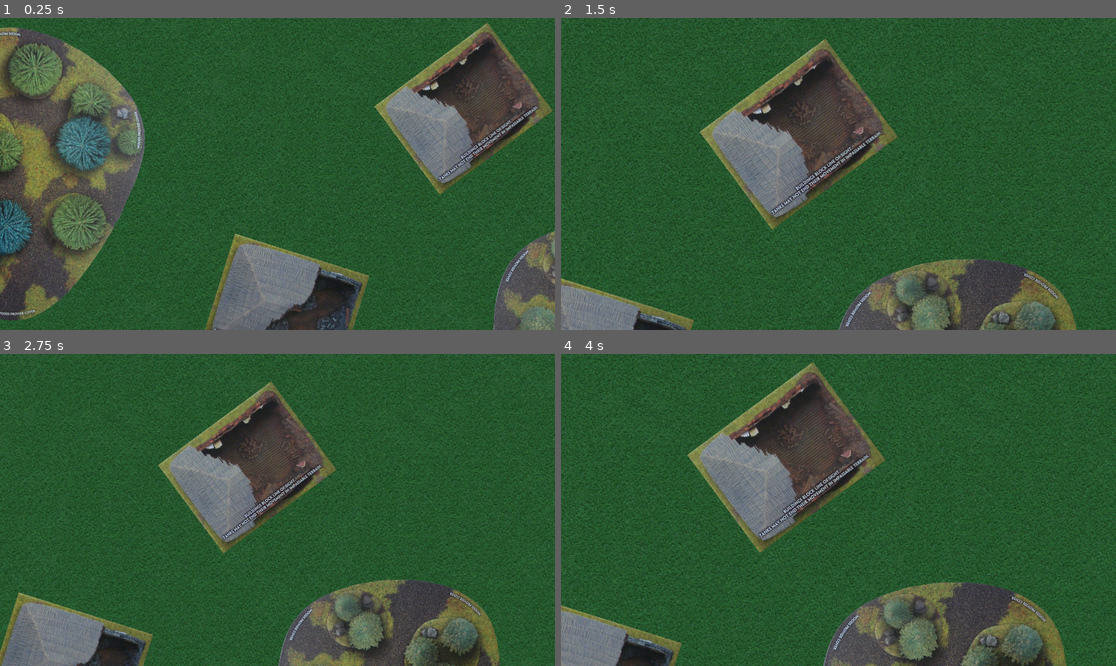
Above: before the commit, frames 1-4 (two rows, left to right).
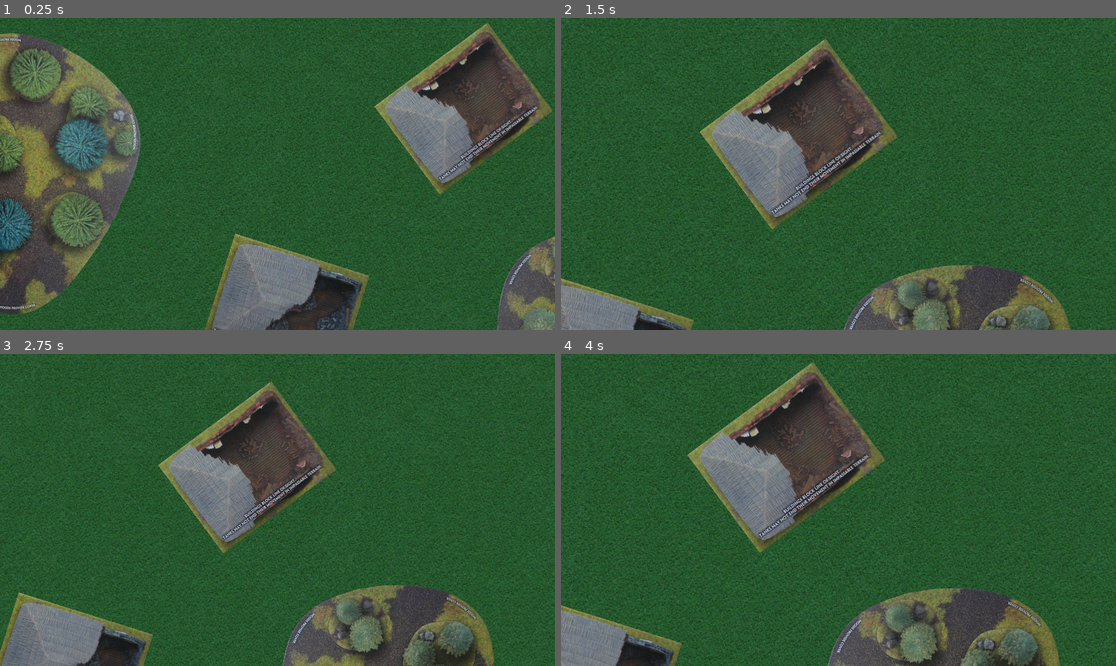
Above: after the commit, the same moments.

Repository: raulh39/Tanks2d
Game: Godot game, scene res://Scenes/Main.tscn
Same seed, same stepped clock (60 frames per second), same inputs: the game is played once before the commit and once after it.
Inputs (mouse positions are in pixels of both pictures, inside the frame that each line leads up to):
- Up to frame 1 (0.25 s): no input
- Up to frame 2 (1.5 s): tap Enter at 0.5 s; move the mouse to (960, 158) at 0.52 s; hold Middle mouse button (cam_drag) 0.53-1.28 s; tap Space at 1.25 s; move the mouse to (727, 189) at 1.27 s; tap Mouse wheel up (cam_zoom_in) at 1.35 s
- Up to frame 3 (2.75 s): tap Enter at 2 s; move the mouse to (333, 441) at 2.02 s; tap Mouse wheel down (cam_zoom_out) at 2.1 s
- Up to frame 4 (4 s): tap Space at 2.75 s; move the mouse to (810, 572) at 2.77 s; tap Middle mouse button (cam_drag) at 2.85 s; tap Enter at 3.5 s; move the mouse to (1005, 556) at 3.52 s; tap Mouse wheel up (cam_zoom_in) at 3.6 s

The runs differ from the first frame. In frame 1, 6.4% of the frame differs, in the area x 0-100%, y 2-100%; in frame 2, 2.8%; in frame 3, 3.0%; in frame 4, 3.3%.

Commit message:
woods to 50 pixels per centimeter

Diff:
--- a/Scenes/Woods/Woods01.tscn
+++ b/Scenes/Woods/Woods01.tscn
@@ -12,4 +12,5 @@
 collision_layer = 2
 
 [node name="CollisionPolygon2D" type="CollisionPolygon2D" parent="Area_Woods01"]
-polygon = PoolVector2Array( -558.067, -226.303, -449.237, -356.899, -348.57, -443.963, -251.983, -492.936, -154.036, -516.062, -62.8911, -507.9, 59.5426, -465.729, 309.851, -321.529, 517.989, -148.761, 609.134, -37.2108, 671.711, 83.8625, 677.152, 184.53, 647.224, 260.711, 594.17, 339.613, 478.538, 421.235, 267.68, 489.254, 113.958, 516.461, -171.721, 502.858, -334.966, 464.767, -445.156, 418.515, -567.59, 335.532, -628.807, 257.99, -676.42, 157.323, -679.141, 43.0513, -628.807, -112.031 )
+position = Vector2( 9.33333, 24 )
+polygon = PoolVector2Array( -556, -226.667, -449.237, -356.899, -348.57, -443.963, -251.983, -492.936, -154.036, -516.062, -62.8911, -507.9, 59.5426, -465.729, 300, -324, 504, -150.667, 589.333, -38.6667, 638.667, 73.3333, 642.667, 153.333, 616, 232, 573.333, 294.667, 457.333, 376, 258.667, 446.667, 98.6665, 472, -146.667, 460, -274.667, 437.333, -417.333, 393.333, -534.667, 316, -602.667, 242.667, -649.333, 157.333, -656, 42.6666, -628.807, -112.031 )
--- a/Scenes/Woods/Woods02.tscn
+++ b/Scenes/Woods/Woods02.tscn
@@ -12,5 +12,5 @@
 collision_layer = 2
 
 [node name="CollisionPolygon2D" type="CollisionPolygon2D" parent="Area_Woods02"]
-position = Vector2( -1.36035, 1.36038 )
-polygon = PoolVector2Array( -88.7382, -450.764, 21.452, -497.017, 98.9934, -514.702, 173.814, -513.342, 264.959, -488.855, 369.708, -427.638, 479.898, -328.331, 558.8, -230.384, 621.377, -107.95, 667.63, 2.24008, 677.152, 98.8266, 659.467, 207.657, 543.836, 351.856, 459.492, 411.713, 338.419, 462.046, 213.265, 489.254, 62.2633, 508.299, -49.2874, 512.38, -126.829, 511.02, -232.938, 496.056, -388.021, 451.163, -549.905, 373.622, -635.609, 282.477, -670.978, 192.692, -673.699, 121.953, -656.014, 53.9342, -624.726, -15.4448, -514.535, -150.122, -374.417, -269.835, -227.496, -375.944 )
+position = Vector2( 24.0334, 6.80187 )
+polygon = PoolVector2Array( -88.7382, -450.764, 22.7077, -489.922, 97.0749, -497.177, 166, -497.177, 251.251, -464.528, 343.756, -406.486, 443.517, -308.539, 517.884, -206.964, 583.182, -89.0652, 619.458, 10.6955, 624.9, 85.0626, 610.389, 193.893, 521.512, 317.233, 445.331, 380.717, 327.431, 427.877, 204.143, 458.511, 69.8673, 480.478, -27.8425, 486.55, -123.641, 484.547, -220.346, 475.036, -374.229, 435.146, -530.511, 368.02, -624.853, 277.516, -667.129, 191.672, -673.699, 121.953, -656.229, 52.2079, -607.483, -43.9895, -516.463, -150.108, -376.696, -270.463, -227.496, -375.944 )
Binary file changed: Assets/Terrain/woods_01.png
Binary file changed: Assets/Terrain/woods_02.png
